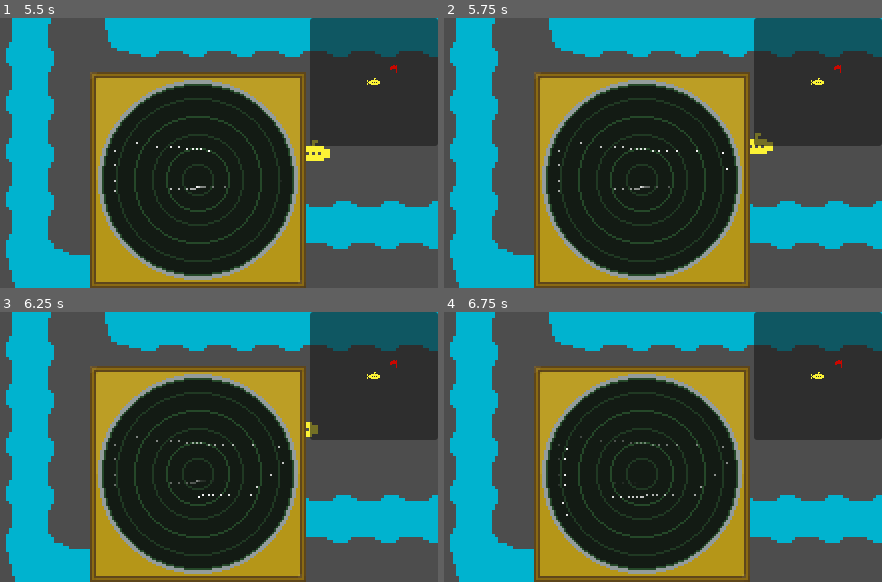
Above: before the commit, frames 1-4 (two rows, left to right).
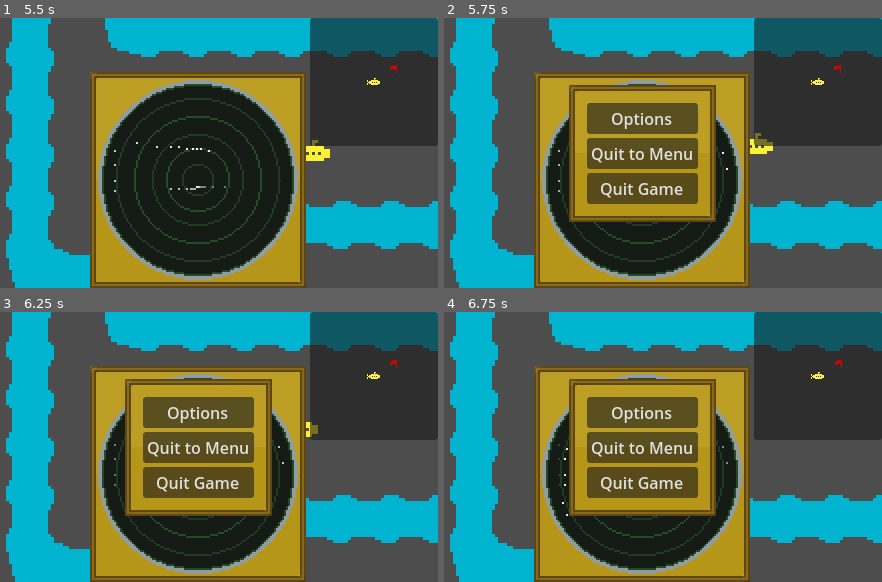
Above: after the commit, the same moments.

Repository: sparkworm/SonarScramble
Game: Godot game, scene res://scenes/main.tscn
Same seed, same stepped clock (60 frames per second), same inputs: the game is played once before the commit and once after it. The engine's default icon, where the game draws it, is replaced by a stand-in: a white triangle on a blue panel in a dark square.
Inputs:
- Up to frame 1 (5.5 s): click "Options" at 0.5 s; click "Play" at 1.25 s; tap Enter at 2, 3.5 s; hold D (move_right) 2.03-2.78 s; tap Space (scan) at 2.1, 2.75, 2.85, 3.6, 4.25, 4.35, 5.1 s; hold S (move_down) 2.78-3.53 s; hold D (move_right) 3.53-4.28 s; hold W (move_up) 4.28-5.03 s; hold A (move_left) from 5.03 s (still down)
- Up to frame 2 (5.75 s): keep holding A (move_left); tap Escape (menu) at 5.65 s
- Up to frame 3 (6.25 s): keep holding A (move_left); tap Space (scan) at 5.85 s
- Up to frame 4 (6.75 s): release A (move_left) at 6.53 s; hold S (move_down) from 6.53 s (still down); tap Space (scan) at 6.6 s

Frame 1 is identical in both runs. In frame 2, 17% of the frame differs, in the area x 28-63%, y 24-76%; in frame 3, 17%; in frame 4, 17%.

Commit message:
Added pause menu

Diff:
--- a/autoload/globals.gd
+++ b/autoload/globals.gd
@@ -1 +1,9 @@
 extends Node
+
+var is_paused: bool = false
+
+var main_menu_scene: PackedScene = preload("res://scenes/transitional/main_menu.tscn")
+
+func toggle_pause() -> bool:
+	is_paused = not is_paused
+	return is_paused
--- a/autoload/message_bus.gd
+++ b/autoload/message_bus.gd
@@ -6,3 +6,5 @@
 signal player_scanned()
 @warning_ignore("unused_signal")
 signal quit_game()
+@warning_ignore("unused_signal")
+signal pause_menu_toggled()
--- a/scenes/inherited/level.gd
+++ b/scenes/inherited/level.gd
@@ -18,6 +18,11 @@
 func _ready() -> void:
 	_initialize_minimap()
 
+func _process(_delta) -> void:
+	if Input.is_action_just_pressed("menu"):
+		# TODO:  Make the game actuall pause
+		MessageBus.pause_menu_toggled.emit()
+
 func _initialize_minimap() -> void:
 	var minimap: MiniMap = minimap_scene.instantiate()
 	minimap.player = player_submarine
--- a/scenes/main.gd
+++ b/scenes/main.gd
@@ -7,10 +7,12 @@
 var current_scene: GameScene
 
 @onready var current_scene_parent: Node = $CurrentSceneParent
+@onready var pause_menu = %PauseMenu
 
 func _ready() -> void:
 	current_scene = current_scene_parent.get_child(0)
 	MessageBus.game_scene_changed.connect(Callable(self, "change_game_scene"))
+	MessageBus.pause_menu_toggled.connect(Callable(self, "toggle_pause_menu"))
 	MessageBus.quit_game.connect(Callable(self, "quit_game"))
 
 ## Changes the current scene to the specified scene.
@@ -20,5 +22,12 @@
 	var initialized_scene: GameScene = new_scene.instantiate()
 	current_scene_parent.call_deferred("add_child", initialized_scene)
 
+func toggle_pause_menu() -> void:
+	var is_paused = Globals.toggle_pause()
+	if is_paused:
+		pause_menu.show()
+	else:
+		pause_menu.hide()
+
 func quit_game() -> void:
 	get_tree().quit()
--- a/scenes/main.tscn
+++ b/scenes/main.tscn
@@ -1,8 +1,9 @@
-[gd_scene load_steps=4 format=3 uid="uid://3d1bx4l8ymr8"]
+[gd_scene load_steps=5 format=3 uid="uid://3d1bx4l8ymr8"]
 
 [ext_resource type="Script" path="res://scenes/main.gd" id="1_pm0q6"]
 [ext_resource type="PackedScene" uid="uid://dhiyq3vdqtigr" path="res://scenes/transitional/main_menu.tscn" id="2_ik4dj"]
 [ext_resource type="PackedScene" uid="uid://d4gdjj2oehmvc" path="res://scenes/levels/level_1.tscn" id="3_3nwwq"]
+[ext_resource type="PackedScene" uid="uid://b6s8t0kcnu8e1" path="res://scenes/ui/pause_menu.tscn" id="4_1rv61"]
 
 [node name="Main" type="Node"]
 script = ExtResource("1_pm0q6")
@@ -11,3 +12,15 @@
 
 [node name="MainMenu" parent="CurrentSceneParent" instance=ExtResource("2_ik4dj")]
 first_level = ExtResource("3_3nwwq")
+
+[node name="CanvasLayer" type="CanvasLayer" parent="."]
+layer = 2
+
+[node name="PauseMenu" parent="CanvasLayer" instance=ExtResource("4_1rv61")]
+unique_name_in_owner = true
+visible = false
+anchors_preset = 8
+anchor_left = 0.5
+anchor_top = 0.5
+anchor_right = 0.5
+anchor_bottom = 0.5
--- a/scenes/transitional/credits.gd
+++ b/scenes/transitional/credits.gd
@@ -1,9 +1,9 @@
 extends GameScene
 
-var main_menu = preload("res://scenes/transitional/main_menu.tscn")
+#var main_menu = preload("res://scenes/transitional/main_menu.tscn")
 
 func quit_to_menu() -> void:
-	MessageBus.game_scene_changed.emit(main_menu)
+	MessageBus.game_scene_changed.emit(Globals.main_menu_scene)
 
 func _process(delta: float) -> void:
 	if Input.is_action_just_pressed("menu"):
--- /dev/null
+++ b/scenes/ui/pause_menu.gd
@@ -0,0 +1,14 @@
+class_name PauseMenu
+extends Control
+
+
+
+func _on_options_button_pressed():
+	pass # Replace with function body.
+
+func _on_main_menu_button_pressed():
+	MessageBus.game_scene_changed.emit(Globals.main_menu_scene)
+	MessageBus.pause_menu_toggled.emit()
+
+func _on_quit_button_pressed():
+	MessageBus.quit_game.emit()
--- /dev/null
+++ b/scenes/ui/pause_menu.tscn
@@ -0,0 +1,57 @@
+[gd_scene load_steps=3 format=3 uid="uid://b6s8t0kcnu8e1"]
+
+[ext_resource type="Theme" uid="uid://bfx602mu5pdlo" path="res://visuals/ui/ui_theme.tres" id="1_e532m"]
+[ext_resource type="Script" path="res://scenes/ui/pause_menu.gd" id="1_h3lkv"]
+
+[node name="PauseMenu" type="Control"]
+layout_mode = 3
+anchors_preset = 15
+anchor_right = 1.0
+anchor_bottom = 1.0
+grow_horizontal = 2
+grow_vertical = 2
+script = ExtResource("1_h3lkv")
+
+[node name="PanelContainer" type="PanelContainer" parent="."]
+layout_mode = 1
+anchors_preset = 8
+anchor_left = 0.5
+anchor_top = 0.5
+anchor_right = 0.5
+anchor_bottom = 0.5
+offset_left = -64.0
+offset_top = -51.0
+offset_right = 64.0
+offset_bottom = 51.0
+grow_horizontal = 2
+grow_vertical = 2
+theme = ExtResource("1_e532m")
+
+[node name="MarginContainer" type="MarginContainer" parent="PanelContainer"]
+layout_mode = 2
+theme_override_constants/margin_left = 10
+theme_override_constants/margin_top = 10
+theme_override_constants/margin_right = 10
+theme_override_constants/margin_bottom = 10
+
+[node name="VBoxContainer" type="VBoxContainer" parent="PanelContainer/MarginContainer"]
+layout_mode = 2
+alignment = 1
+
+[node name="OptionsButton" type="Button" parent="PanelContainer/MarginContainer/VBoxContainer"]
+layout_mode = 2
+size_flags_vertical = 3
+text = "Options"
+
+[node name="MainMenuButton" type="Button" parent="PanelContainer/MarginContainer/VBoxContainer"]
+layout_mode = 2
+text = "Quit to Menu"
+
+[node name="QuitButton" type="Button" parent="PanelContainer/MarginContainer/VBoxContainer"]
+layout_mode = 2
+size_flags_vertical = 3
+text = "Quit Game"
+
+[connection signal="pressed" from="PanelContainer/MarginContainer/VBoxContainer/OptionsButton" to="." method="_on_options_button_pressed"]
+[connection signal="pressed" from="PanelContainer/MarginContainer/VBoxContainer/MainMenuButton" to="." method="_on_main_menu_button_pressed"]
+[connection signal="pressed" from="PanelContainer/MarginContainer/VBoxContainer/QuitButton" to="." method="_on_quit_button_pressed"]
